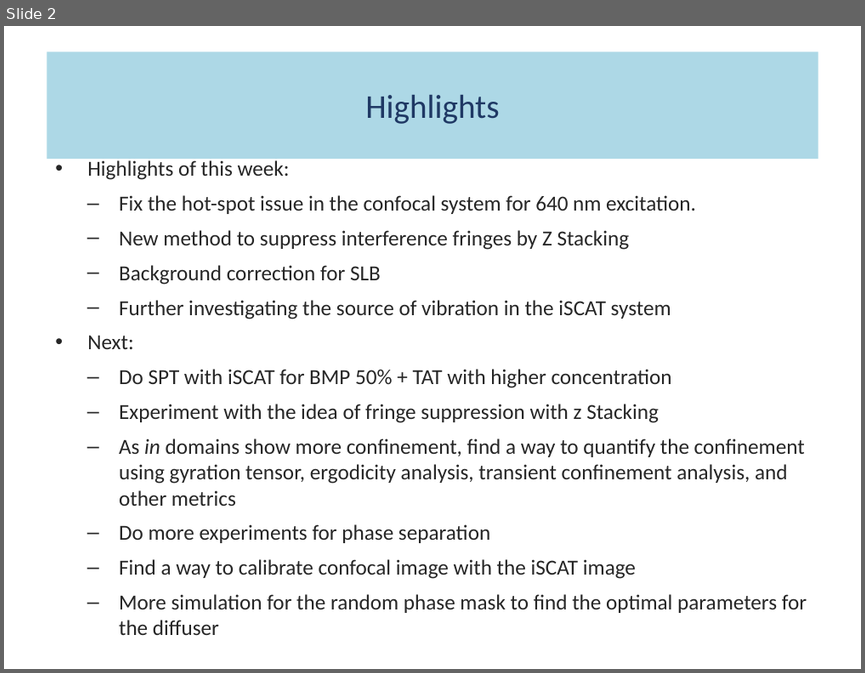
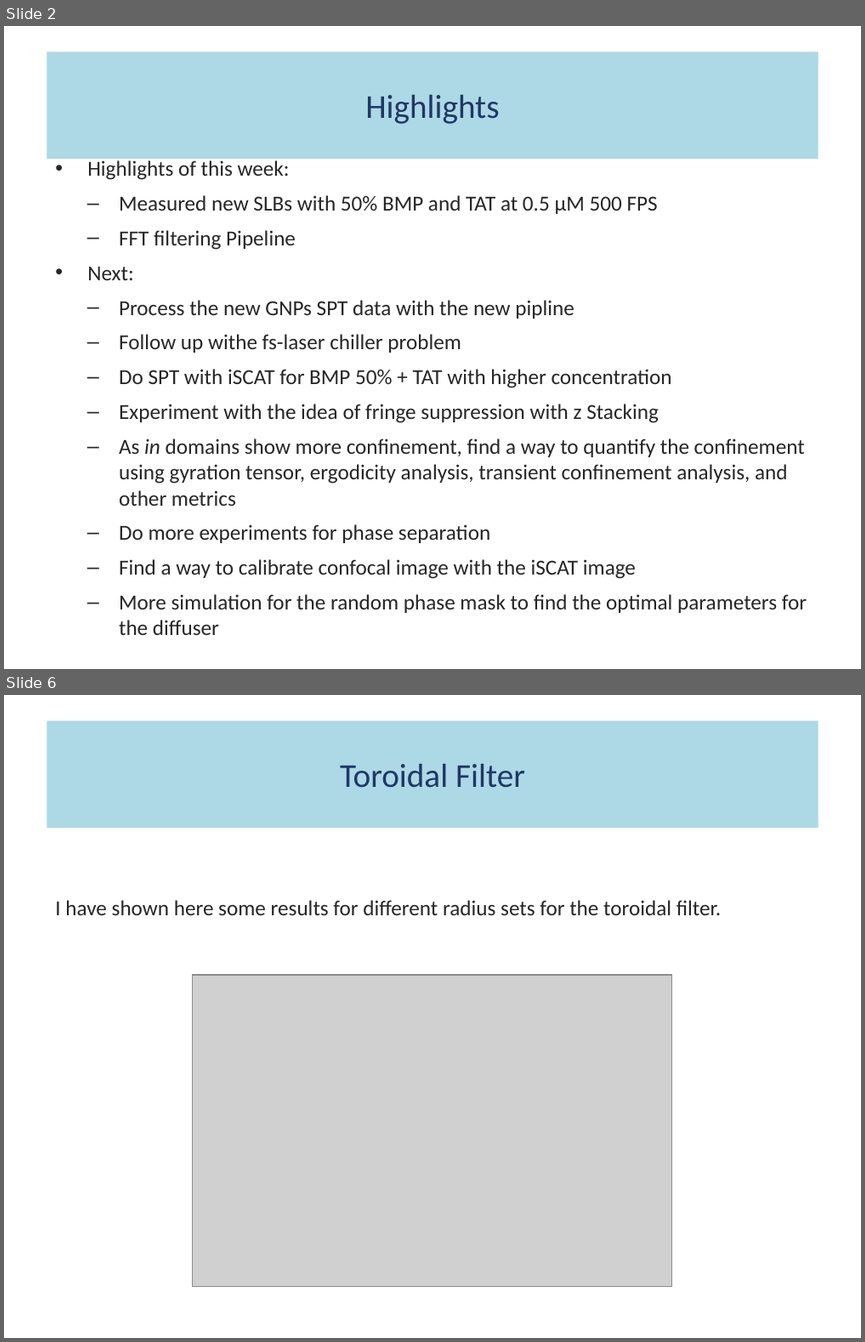
Before and after one commit to fathi0amir/ppt-with-quarto, a slide deck: main.pptx. Shown one above the other, each under a label of ours: slide 2 before the commit, slides 2 and 6 after it; the slides between them are not shown. The pictures are 865x673 and 865x1342 pixels, drawn with LibreOffice and Linux fonts; fonts in the diff are those of the drawing; grey boxes stand for pictures. Boxes give left, top, right and bottom in pixels: in the first picture for what was removed or moved away, otherwise in the second. Text is boxed around its words. In the diff, an @@ line names an element or a change of style, - is before the commit and + after.

```diff
--- a/main.pptx
+++ b/main.pptx
@@ slide 6 added at (4, 695, 861, 1338), background #FFFFFF @@
@@ title added at (46, 721, 818, 828), fill #ADD8E6, 28 pt, text #1F3864 @@
+Toroidal Filter
@@ text added at (55, 900, 721, 915), 18 pt, text #262626 @@
+I have shown here some results for different radius sets for the toroidal filter.
@@ picture added at (192, 975, 671, 1287) @@
@@ slide 2 changed as well @@
@@ text at (119, 195, 658, 250): text changed @@
-  – Fix the hot-spot issue in the confocal system for 640 nm excitation.
-  – New method to suppress interference fringes by Z Stacking
-  – Background correction for SLB
-  – Further investigating the source of vibration in the iSCAT system
+  – Measured new SLBs with 50% BMP and TAT at 0.5 µM 500 FPS
+  – FFT filtering Pipeline
@@ text at (119, 300, 574, 352): paragraphs added @@
+  – Process the new GNPs SPT data with the new pipline
+  – Follow up withe fs-laser chiller problem
```
Also in this commit, not shown: 2 other slides changed, 4 other slides added, 6 slides removed, 3 other files.
